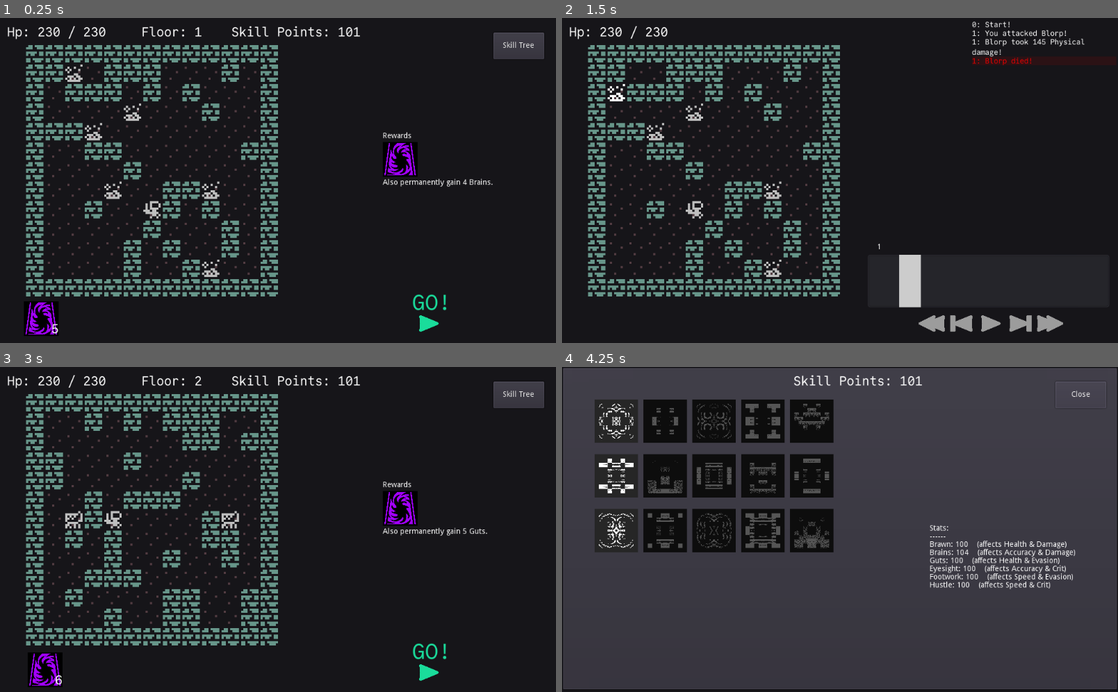
Above: before the commit, frames 1-4 (two rows, left to right).
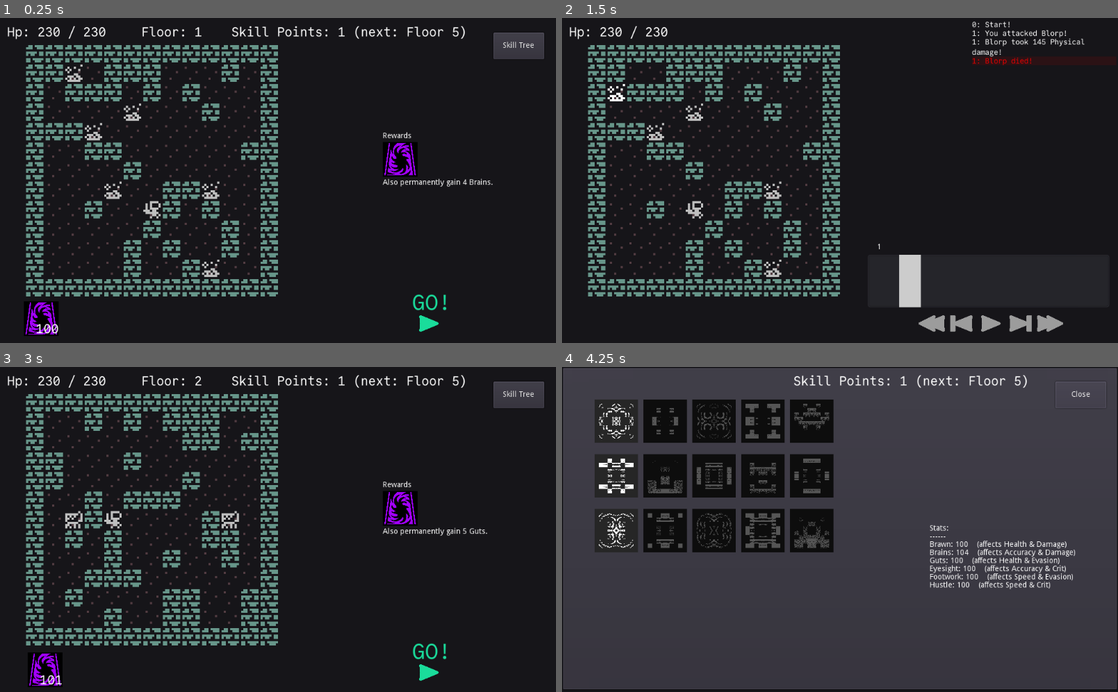
Above: after the commit, the same moments.

Repository: redxaxder/7DRL2024
Game: Godot game, scene res://main.tscn
The game is run twice, just before and just after one commit, with the same random seed, the same clock (stepped at 60 frames per second) and the same inputs.
Inputs (mouse positions are in pixels of both pictures, inside the frame that each line leads up to):
- Up to frame 1 (0.25 s): no input
- Up to frame 2 (1.5 s): click (990, 317) at 0.5 s; tap Enter (return) at 1.25 s; move the mouse to (840, 180) at 1.27 s; hold D (right) from 1.28 s (still down); hold Enter (return) from 1.28 s (still down); click (840, 180) at 1.42 s
- Up to frame 3 (3 s): release D (right) at 2 s; release Enter (return) at 2 s; click (483, 373) at 2.02 s; tap Space (toggle) at 2.75 s; move the mouse to (166, 545) at 2.77 s; hold S (down) from 2.78 s (still down); tap Enter (return) at 2.85 s
- Up to frame 4 (4.25 s): release S (down) at 3.5 s; click "Skill Tree" at 3.5 s

The runs differ from the first frame. In frame 1, 0.3% of the frame differs, in the area x 6-84%, y 2-98%; in frame 2, nothing differs; in frame 3, 0.3%, in the area x 7-84%, y 2-98%; in frame 4, 0.2%.

Commit message:
Next skill point

Diff:
--- a/ViewSkillTree.gd
+++ b/ViewSkillTree.gd
@@ -4,7 +4,7 @@
 
 export var skill_tree: Resource
 
-var extra_skill_points : int = 100
+var extra_skill_points : int = 0
 
 var num_skills_to_unlock: int = 0
 var progress: int = 0
@@ -124,7 +124,7 @@
 			else:
 				drawButtonUnavailable(button)
 
-			if skill == selected_skill:
+			if skill == selected_skill && !unlocked_skills.has(skill.name):
 				button.modulate = Color.white
 
 func drawButtonUnlocked(button: Button, skill : Skill):
@@ -280,6 +280,13 @@
 func total_skills_to_unlock(progress: int) -> int:
 	var i = 0
 	var n = unlock_thresholds.size()
-	while unlock_thresholds[i] <= progress and i < n-1:
+	while unlock_thresholds[i] <= progress and i < n:
 		i += 1
+		if(i>=n):
+			break
 	return i
+
+func next_skill_point(progress: int):
+	for u in unlock_thresholds:
+		if u > progress:
+			return  u
--- a/data/consumables/Consumables.gd
+++ b/data/consumables/Consumables.gd
@@ -21,7 +21,7 @@
 		"description": "Skip the current encounter.",
 		"sprite": preload("res://graphics/consumables/magic-portal.svg"),
 		"color": Color("#a300ff"),
-		"start_count": 5
+		"start_count": 100
 	},
 	"health": {
 		"name": "Health Potion",
--- a/main.gd
+++ b/main.gd
@@ -78,7 +78,15 @@
 
 func update_skill_points():
 	get_node("%ViewSkillTree").update_num_skills_to_unlock(progress)
-	get_node("%SkillPoints").text = "Skill Points: "+str(get_node("%ViewSkillTree").num_skills_to_unlock)
+	var next_skill_point_string = ""
+
+	var next_skill_point = get_node("%ViewSkillTree").next_skill_point(progress)
+	if next_skill_point:
+		next_skill_point_string = " (next: Floor {0})".format([next_skill_point])
+	get_node("%SkillPoints").text = "Skill Points: {0}{1}".format([
+		get_node("%ViewSkillTree").num_skills_to_unlock,
+		next_skill_point_string
+	])
 
 func transfer_reward():
 	if gonogo && !gameover:
